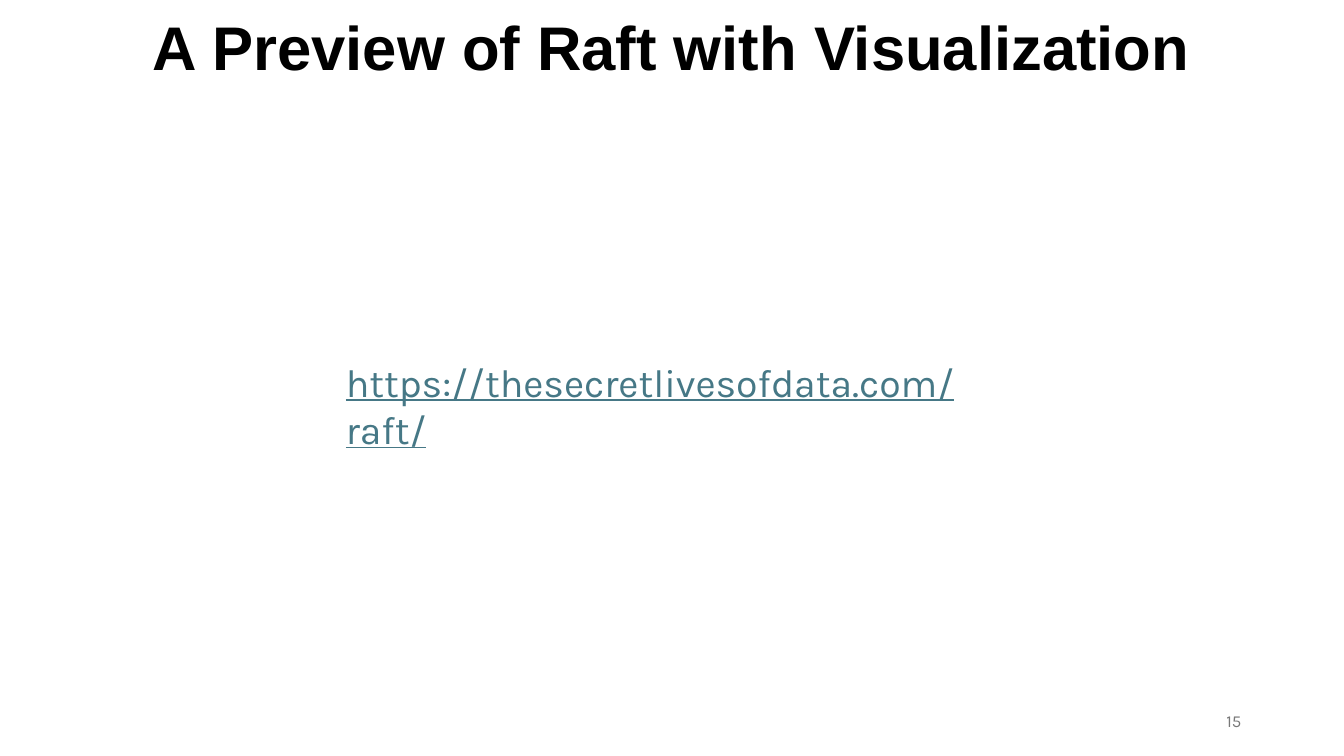
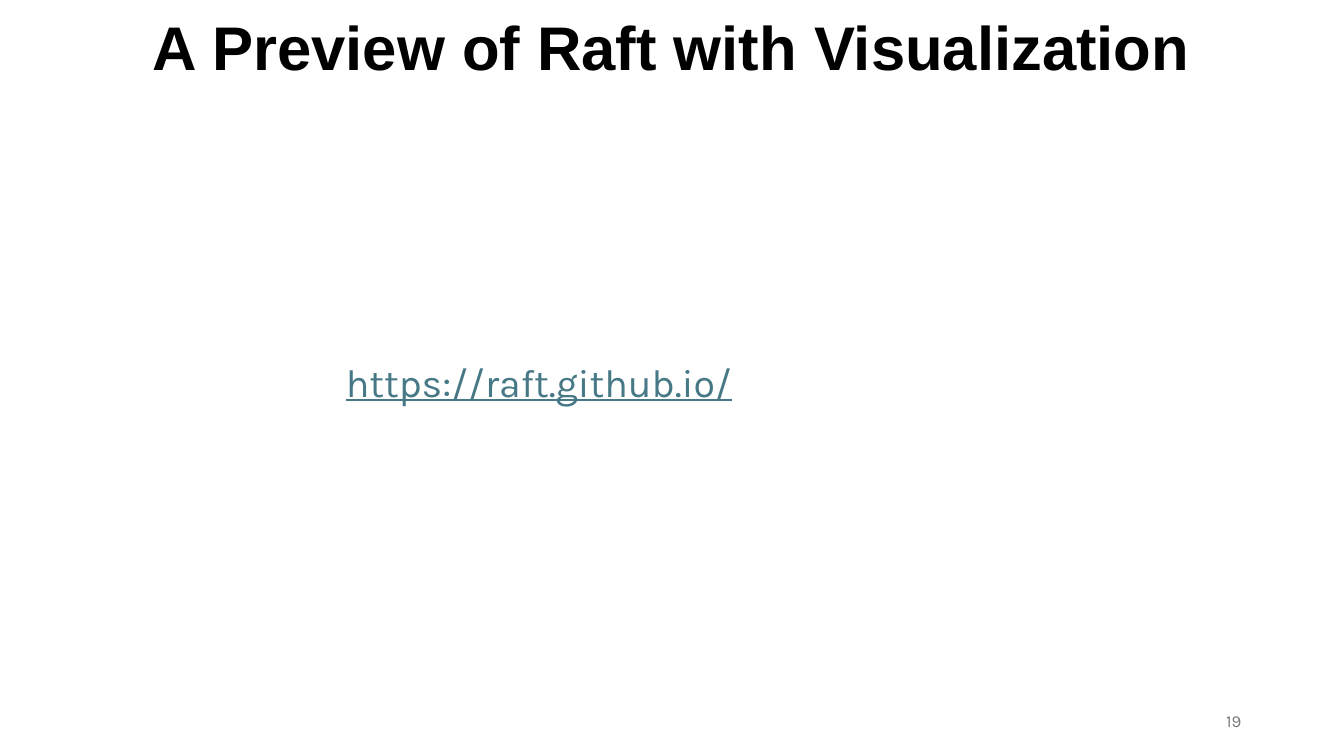
Before and after one commit to ec528/ec528.github.io, a slide deck: slide 19 of slides/fall26/6-raft-1.pptx (slide 15 before the commit). Drawn at 1344x756 pixels with LibreOffice and Linux fonts; fonts in the diff are those of the drawing. Boxes give left, top, right and bottom in pixels: in the first picture for what was removed or moved away, otherwise in the second. Text is boxed around its words. In the diff, an @@ line names an element or a change of style, - is before the commit and + after.

Commit message:
Rewrite Raft I lecture scripts from MIT timestamps

```diff
--- a/slides/fall26/6-raft-1.pptx
+++ b/slides/fall26/6-raft-1.pptx
@@ text at bbox=[346, 368, 732, 407]: text changed @@
-https://thesecretlivesofdata.com/raft/
+https://raft.github.io/
@@ page number at bbox=[1226, 716, 1241, 727]: text changed @@
-15
+19
```
Also in this commit, not shown: 10 other slides changed, 6 slides added, 9 slides removed.
